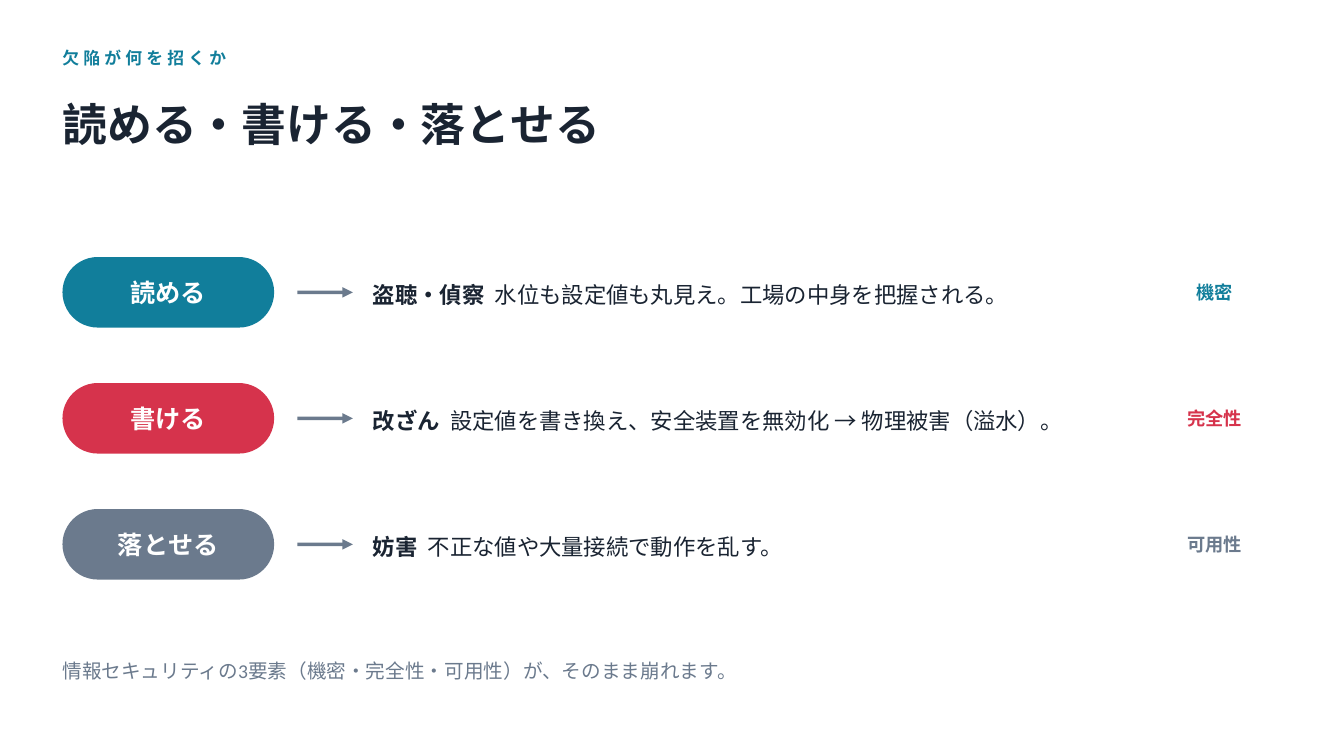
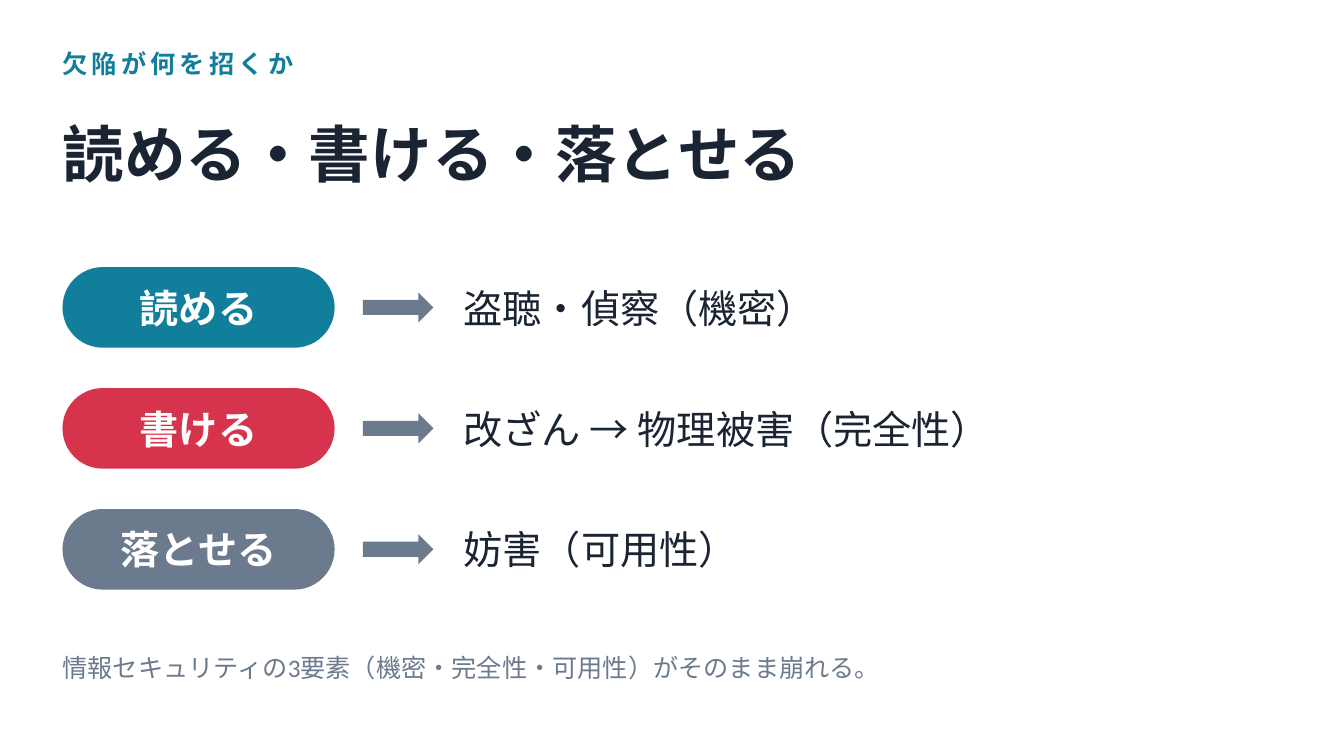
Before and after one commit to Tivo0921/ot-modbus-ctf, a slide deck: slide 6 of slides/ot-intro.pptx. Drawn at 1344x756 pixels with LibreOffice and Linux fonts; fonts in the diff are those of the drawing. Boxes give left, top, right and bottom in pixels: in the first picture for what was removed or moved away, otherwise in the second. Text is boxed around its words. In the diff, an @@ line names an element or a change of style, - is before the commit and + after.

```diff
--- a/slides/ot-intro.pptx
+++ b/slides/ot-intro.pptx
@@ text "欠陥が何を招くか" at [62,51,293,76]: size 12 to 18 pt @@
@@ text "読める・書ける・落とせる": place and size @@
-text "読める・書ける・落とせる" at [62,102,600,145]
+text "読める・書ける・落とせる" at [62,124,801,183]
@@ text "読める・書ける・落とせる" at [62,124,801,183]: size 32 to 44 pt; line spacing 1.02 to 1 @@
@@ text "読める": place and size @@
-text "読める" at [131,280,207,304]
+text "読める" at [140,289,257,327]
@@ rounded rectangle: place and size @@
-rounded rectangle at [63,257,274,328]
+rounded rectangle at [63,267,335,348]
@@ arrow removed from (297, 292) to (353, 292) @@
@@ right arrow added at [363,292,434,323], fill #6B7A8D @@
@@ text at [464,289,816,327]: text changed; size 16 to 28 pt @@
-盗聴・偵察 水位も設定値も丸見え。工場の中身を把握される。
+盗聴・偵察（機密）
@@ text removed at [1196,280,1232,304] @@
-機密
@@ size 18 to 28 pt in 3 elements at [140,289,257,327], [120,530,277,568], [140,410,257,448] @@
@@ rounded rectangle: place and size @@
-rounded rectangle at [63,383,274,454]
+rounded rectangle at [63,388,335,469]
@@ arrow removed from (297, 418) to (353, 418) @@
@@ right arrow added at [363,413,434,444], fill #6B7A8D @@
@@ text at [464,410,990,448]: text changed; size 16 to 28 pt @@
-改ざん 設定値を書き換え、安全装置を無効化 → 物理被害（溢水）。
+改ざん → 物理被害（完全性）
@@ text removed at [1187,409,1241,427] @@
-完全性
@@ rounded rectangle: place and size @@
-rounded rectangle at [63,509,274,580]
+rounded rectangle at [63,509,335,590]
@@ right arrow added at [363,534,434,565], fill #6B7A8D @@
@@ text removed at [373,536,783,557] @@
-妨害 不正な値や大量接続で動作を乱す。
@@ text at [464,530,738,568]: text changed; size 13 to 28 pt; text colour #6B7A8D to #1A2432; bold off @@
-可用性
+妨害（可用性）
@@ arrow removed from (297, 544) to (353, 544) @@
@@ text at [62,655,880,679]: text changed; size 14 to 18 pt @@
-情報セキュリティの3要素（機密・完全性・可用性）が、そのまま崩れます。
+情報セキュリティの3要素（機密・完全性・可用性）がそのまま崩れる。
```
Also in this commit, not shown: 8 other slides changed, 1 other file.
